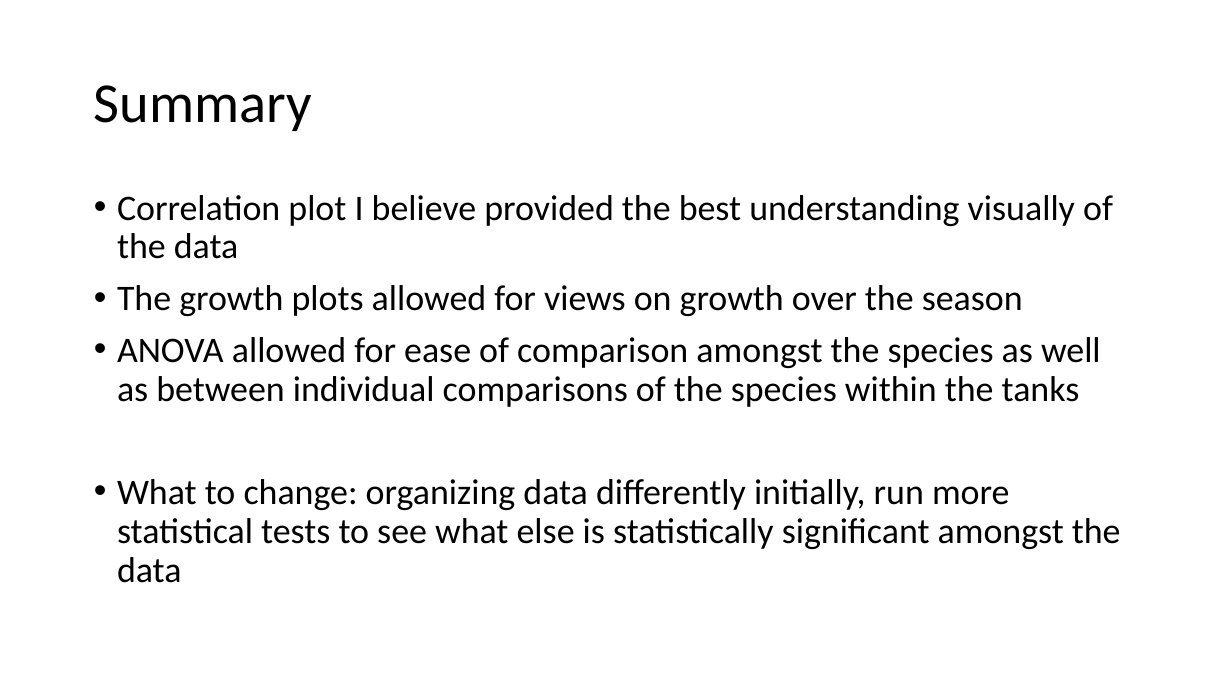
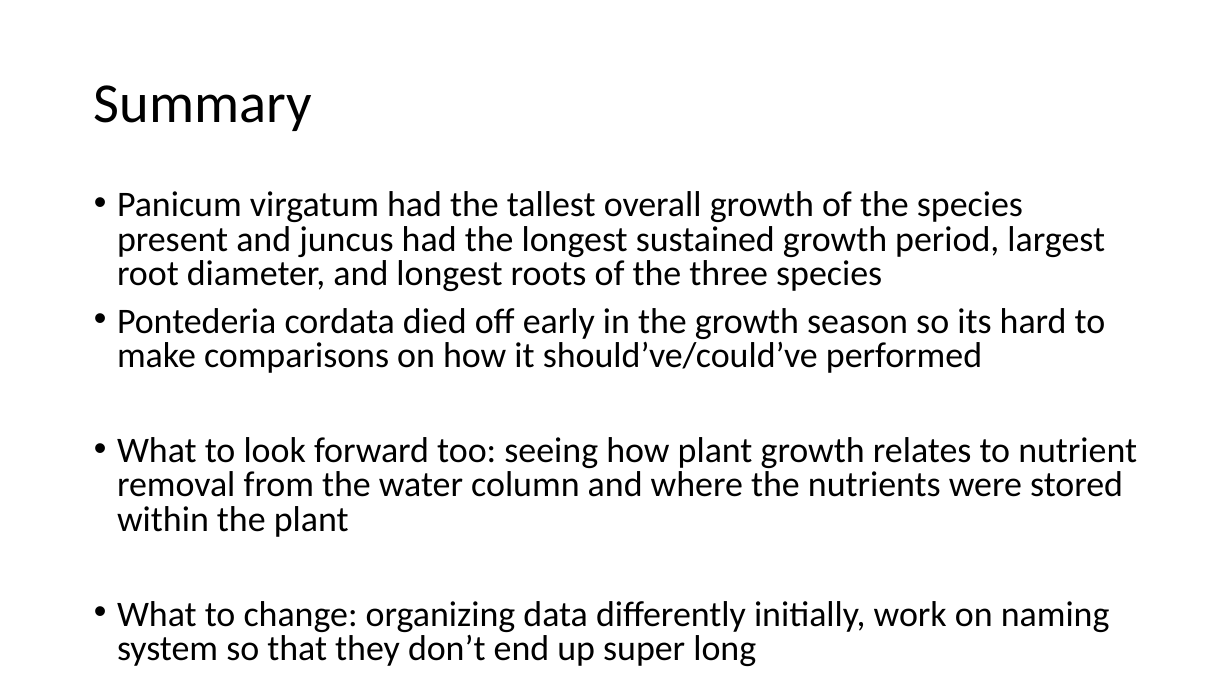
Before and after one commit to Matt9120/PracComp2022, a slide deck: slide 10 of BIOL6220Final.pptx (slide 11 before the commit). Drawn at 1232x693 pixels with LibreOffice and Linux fonts; fonts in the diff are those of the drawing. Boxes give left, top, right and bottom in pixels: in the first picture for what was removed or moved away, otherwise in the second. Text is boxed around its words. In the diff, an @@ line names an element or a change of style, - is before the commit and + after.

Commit message:
Project before presentation...convert ANOVA of tank to tank to t-test and everything else is good

```diff
--- a/BIOL6220Final.pptx
+++ b/BIOL6220Final.pptx
@@ text at <box>117,191,1137,666</box>: text changed @@
-• Correlation plot I believe provided the best understanding visually of the data
-• The growth plots allowed for views on growth over the season
-• ANOVA allowed for ease of comparison amongst the species as well as between individual comparisons of the species within the tanks
-• What to change: organizing data differently initially, run more statistical tests to see what else is statistically significant amongst the data
+• Panicum virgatum had the tallest overall growth of the species present and juncus had the longest sustained growth period, largest root diameter, and longest roots of the three species
+• Pontederia cordata died off early in the growth season so its hard to make comparisons on how it should’ve/could’ve performed
+• What to look forward too: seeing how plant growth relates to nutrient removal from the water column and where the nutrients were stored within the plant
+• What to change: organizing data differently initially, work on naming system so that they don’t end up super long
```
Also in this commit, not shown: 5 other slides changed, 1 slide removed, 2 other files.
